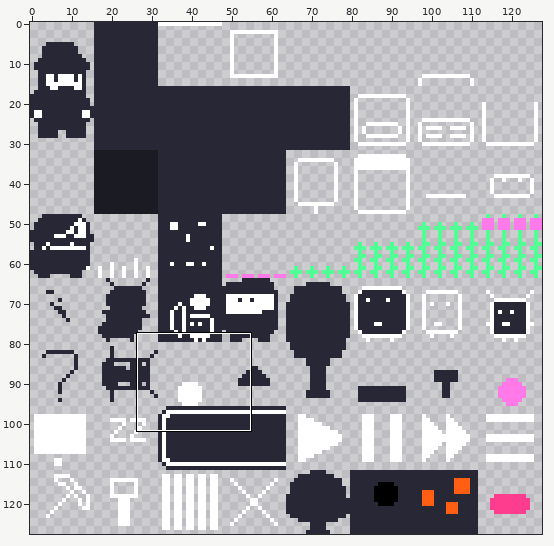
Pixel-art file -- assets/tileset_new.aseprite. The first picture is a wide view before the edit; the outline marks the close-up.
Close-up. First the earlier version:
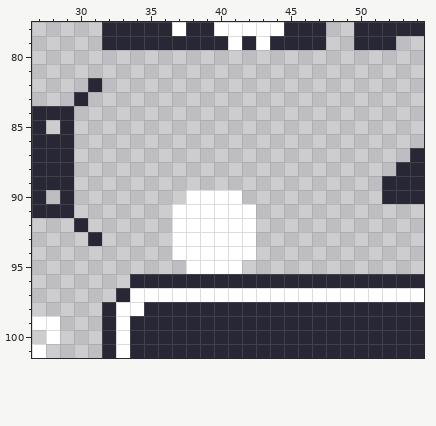
128x128 pixels, 1 frame. Shown: x 27..54, y 78..101.
The same view after the edit:
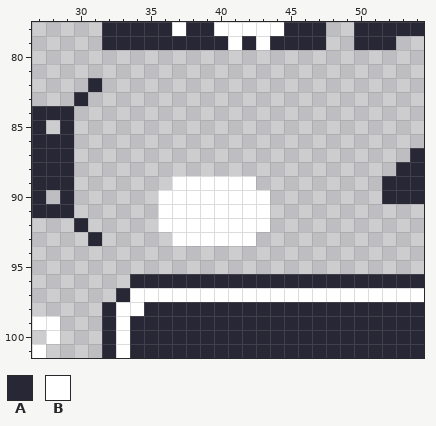
Palette (. is transparent): A #282735  B #ffffff
The author wrote: Count items on tile for correctness I'm sure this has a performance impact but it needs to be done...
From old to new:
Changed rows in their new state; - is an unchanged pixel.
first column x 36:
 89 -BBBBBB-
 90 BB----BB
 91 B------B
 92 B------B
 94 -......-
 95 --....--
Where, in picture pixels (left, top, right, bottom), the same in both close-ups:
changed: (158, 176, 270, 274)
